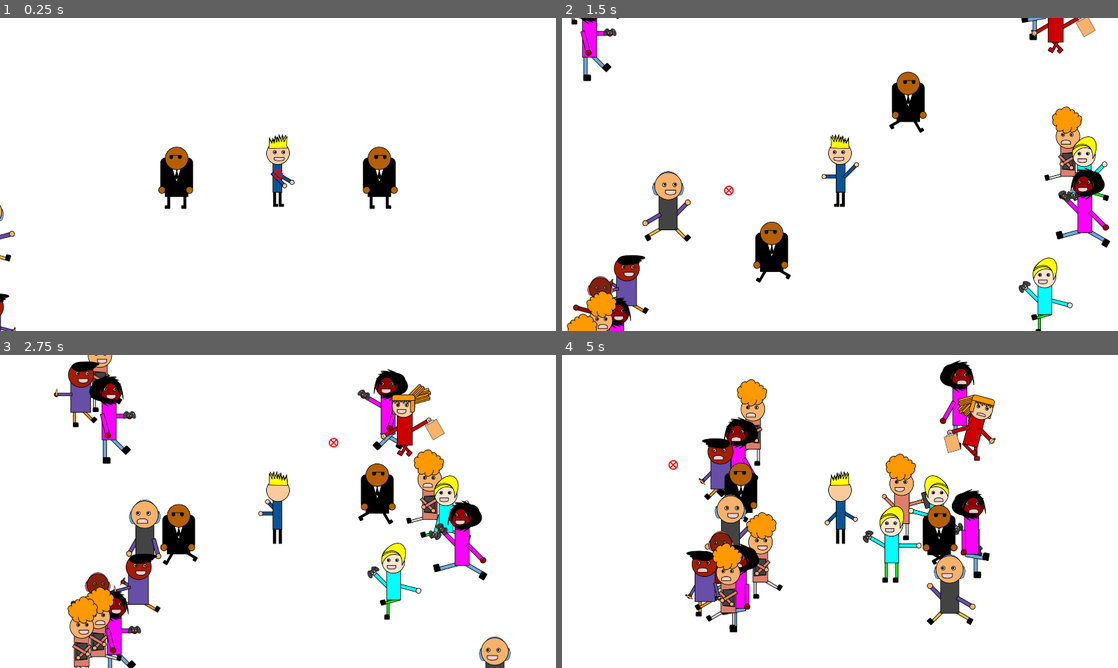
Above: before the commit, frames 1-4 (two rows, left to right).
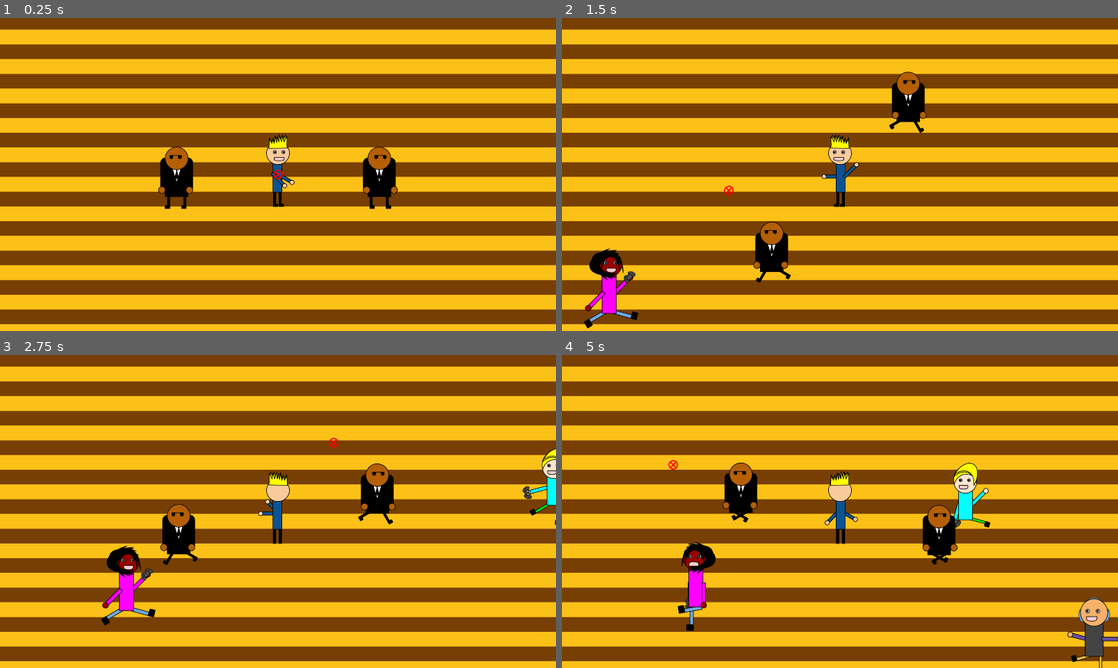
Above: after the commit, the same moments.

Repository: Spiraling-Time/Professional_Development
Game: Godot game, scene res://game_stuff/Scenes/world.tscn
Same seed, same stepped clock (60 frames per second), same inputs: the game is played once before the commit and once after it.
Inputs (mouse positions are in pixels of both pictures, inside the frame that each line leads up to):
- Up to frame 1 (0.25 s): no input
- Up to frame 2 (1.5 s): tap Enter at 0.5 s; move the mouse to (962, 158) at 0.52 s; hold D (right) 0.53-1.28 s; hold Space (wave) 0.53-1.28 s; move the mouse to (728, 190) at 1.27 s; hold A (left) from 1.28 s (still down); tap Space (wave) at 1.35 s
- Up to frame 3 (2.75 s): move the mouse to (333, 442) at 2.02 s; release A (left) at 2.03 s; hold D (right) from 2.03 s (still down); hold Space (wave) from 2.03 s (still down)
- Up to frame 4 (5 s): move the mouse to (812, 574) at 2.77 s; release Space (wave) at 2.78 s; tap Space (wave) at 2.85, 4.35 s; move the mouse to (1006, 558) at 3.52 s; release D (right) at 3.53 s; hold Space (wave) 3.53-4.28 s; hold A (left) from 3.53 s (still down); move the mouse to (673, 464) at 4.27 s

The runs differ from the first frame. In frame 1, 98% of the frame differs, in the area x 0-100%, y 0-100%; in frame 2, 98%; in frame 3, 98%; in frame 4, 98%.

Commit message:
Add background assets and improve role spawning logic
Added new background images and their import files. Updated fan_and_role.gd to handle entity deletion and running logic, and kyle.gd to trigger running state for overlapping bodies. Modified role.gd to adjust speed range and commented out random star assignment. Refactored world.gd to use a timer for controlled role spawning, added star assignment logic, and updated scene files to support new background and collision shapes.

Diff:
--- a/game_stuff/Code/fan_and_role.gd
+++ b/game_stuff/Code/fan_and_role.gd
@@ -13,6 +13,9 @@
 
 var base_Z_Index = 0
 
+var distance_before_chill = randi_range(800,100)
+
+var ready_to_run: bool = true
 
 func _ready() -> void:
 	set_z_index(base_Z_Index)
@@ -23,15 +26,21 @@
 		if mode == "RETREAT":
 			set_collision_layer_value(1, true)
 			set_collision_mask_value(1, true)
-			scale.x = -1
+			if scale.x == -1: scale.x = 1
+			elif scale.x == 1: scale.x = -1
+			mode = "MOVE"
+
+		elif mode == "MOVE" and ready_to_run:
 			mode = "RUN"
-		elif mode == "MOVE": mode = "RUN"
+
 	if mode == "MOVE":
 		#if type_of_person = "FAN1"
 		$AnimationPlayer.play("Move")
-		dir = ($"../../Kyle".global_position-global_position).normalized()
-		if role: velocity = dir*speed/2
-		else: velocity = dir*speed
+		if global_position.distance_to($"../../Kyle".global_position) >distance_before_chill:
+			dir = ($"../../Kyle".global_position-global_position).normalized()
+		else:
+			dir = ($"../../Kyle".global_position-global_position).normalized()
+			dir.y = 0
 		velocity = dir*speed
 		move_and_slide()
 
@@ -60,16 +69,26 @@
 		else:
 			$Stars.visible = false
 			$Icon.visible = false
-
+	if global_position.y < -715.0 or global_position.y > 715.0 or global_position.x < -1260.0 or global_position.x > 1260.0:
+		delete_self()
 
 func turn_away():
 	mode = "RETREAT"
 	scale.x = -1
 	set_collision_layer_value(1, false)
 	set_collision_mask_value(1, false)
+	ready_to_run = false
 func move():
 	velocity = dir*speed
 	move_and_slide()
 
 func Z_Indexing():
 	set_z_index(global_position.y + base_Z_Index)
+
+func delete_self():
+	print(global_position)
+	$"../..".number_of_guys_on_map -=1
+	queue_free()
+
+func get_ready_to_run():
+	ready_to_run = true
--- a/game_stuff/Code/kyle.gd
+++ b/game_stuff/Code/kyle.gd
@@ -40,4 +40,7 @@
 	$"../Wave".rotation = dir.angle()
 
 func wave_stop_colliding():
+	for bodies in $"../Wave".get_overlapping_bodies():
+		if bodies.has_method("get_ready_to_run"):
+			bodies.get_ready_to_run()
 	$"../Wave/CollisionShape2D".disabled = true
--- a/game_stuff/Code/role.gd
+++ b/game_stuff/Code/role.gd
@@ -59,7 +59,7 @@
 		$CollisionShape2D.shape = theshape
 		$CollisionShape2D.position = Vector2(0.0, 12.5)
 		job = "Playtester"
-	stars = randi_range(0,4)
+	#stars = randi_range(0,4)
 	$Stars.frame = stars
 	$Stars.position.y += theshape.size.y-260
 	$Icon.position.y += theshape.size.y-300
@@ -70,6 +70,6 @@
 
 	role = true
 	mode = "MOVE"
-	max_speed = randi_range(200,400)
+	max_speed = randi_range(200,300)
 	speed = max_speed
 	dir = Vector2.ZERO
--- a/game_stuff/Code/world.gd
+++ b/game_stuff/Code/world.gd
@@ -4,15 +4,16 @@
 var the_role = preload("res://game_stuff/Scenes/role.tscn")
 var available_roles: Array = ["Artist1", "Artist2", "Musician1", "Musician2", "Programmer1", "Programmer2", "Playtester1", "Playtester2"]
 
+var available_stars: Array = [4, 3, 3, 2, 2, 1, 1, 0, 0, 0]
+
 var number_of_guys_on_map: int = 0
+
+var max_guys = 20
 
 func _ready() -> void:
 	randomize()
 
 
-
-func _process(delta: float) -> void:
-	if number_of_guys_on_map < 16: spawn_role()
 
 func _on_on_the_team_body_entered(body: Node2D) -> void:
 	body.mode = "CELEBRATE"
@@ -23,20 +24,43 @@
 	var theshape = CircleShape2D.new()
 	theshape.radius = detect_radius
 	$OnTheTeam/CollisionShape2D.shape = theshape
+	number_of_guys_on_map -= 1
 
 func spawn_role():
+	if available_roles.size() == 0: available_roles = ["Artist1", "Artist2", "Musician1", "Musician2", "Programmer1", "Programmer2", "Playtester1", "Playtester2"]
+	if available_stars.size() == 0: available_stars = [4, 3, 3, 2, 2, 1, 1, 0, randi_range(0,4), randi_range(0,4)]
+
+
 	var random_role = available_roles[randi() % available_roles.size()]
+
+	var random_star = available_stars[randi() % available_stars.size()]
+
 	var new_role = the_role.instantiate() #ADD WORLD. maybe not world.
+
 	new_role.type_of_person = random_role
 	available_roles.erase(random_role)
-	if available_roles.size() == 0: available_roles = ["Artist1", "Artist2", "Musician1", "Musician2", "Programmer1", "Programmer2", "Playtester1", "Playtester2"]
+
+	new_role.stars = random_star
+	available_stars.erase(random_star)
+
 	var rand_spawn_place = randi_range(1,2)
 	if rand_spawn_place == 1:
-		new_role.position = Vector2(1100, randi_range(1100, -1100))
+		new_role.global_position = Vector2(1100, randi_range(700, -700))
 	elif rand_spawn_place == 2:
-		new_role.position = Vector2(-1100, randi_range(1100, -1100))
+		new_role.global_position = Vector2(-1100, randi_range(700, -700))
 		new_role.scale.x = -1
 
-	new_role.position.x += randi_range(100,-100)
+	#new_role.global_position.x += randi_range(100,-100)
 	$Spawner.add_child(new_role)
 	number_of_guys_on_map += 1
+
+
+func _on_timer_timeout() -> void:
+	if number_of_guys_on_map < max_guys: spawn_role()
+	#var repeat = 0
+	#while repeat <4:
+		#if number_of_guys_on_map < max_guys:
+			#spawn_role()
+		#repeat +=1
+	$Timer.wait_time = randi_range(10,30)/10
+	$Timer.start()
--- a/game_stuff/Scenes/body_guard.tscn
+++ b/game_stuff/Scenes/body_guard.tscn
@@ -61,7 +61,7 @@
 }
 
 [sub_resource type="RectangleShape2D" id="RectangleShape2D_qnro6"]
-size = Vector2(82, 137)
+size = Vector2(130, 212)
 
 [node name="BodyGuard" type="Area2D"]
 z_index = 1
@@ -80,5 +80,5 @@
 frame = 1
 
 [node name="CollisionShape2D" type="CollisionShape2D" parent="."]
-position = Vector2(0, 8.5)
+position = Vector2(0, 10)
 shape = SubResource("RectangleShape2D_qnro6")
--- a/game_stuff/Scenes/world.tscn
+++ b/game_stuff/Scenes/world.tscn
@@ -1,15 +1,21 @@
-[gd_scene load_steps=6 format=3 uid="uid://dbqwug5lves1e"]
+[gd_scene load_steps=7 format=3 uid="uid://dbqwug5lves1e"]
 
 [ext_resource type="Script" uid="uid://cpj5ue57qdbw2" path="res://game_stuff/Code/world.gd" id="1_2jibd"]
 [ext_resource type="PackedScene" uid="uid://dwy1xy6m2vd8r" path="res://game_stuff/Scenes/kyle.tscn" id="1_51tv8"]
 [ext_resource type="PackedScene" uid="uid://cr8dqiw7a6ve5" path="res://game_stuff/Scenes/body_guard_orbit.tscn" id="2_51tv8"]
 [ext_resource type="PackedScene" uid="uid://dje3s4yrrmqwy" path="res://game_stuff/Scenes/cursor.tscn" id="4_2jibd"]
+[ext_resource type="Texture2D" uid="uid://cy48een1ok6b3" path="res://game_stuff/Assets/Background Sprite Sheet.png" id="5_yya4n"]
 
 [sub_resource type="CircleShape2D" id="CircleShape2D_yya4n"]
 radius = 190.0
 
 [node name="World" type="Node2D"]
 script = ExtResource("1_2jibd")
+
+[node name="Sprite2D" type="Sprite2D" parent="."]
+z_index = -1000
+texture = ExtResource("5_yya4n")
+vframes = 2
 
 [node name="Cursor" parent="." instance=ExtResource("4_2jibd")]
 
@@ -34,4 +40,10 @@
 polygon = PackedVector2Array(0, 0, -1000, 450, -1000, -450)
 disabled = true
 
+[node name="Timer" type="Timer" parent="."]
+wait_time = 0.1
+one_shot = true
+autostart = true
+
 [connection signal="body_entered" from="OnTheTeam" to="." method="_on_on_the_team_body_entered"]
+[connection signal="timeout" from="Timer" to="." method="_on_timer_timeout"]
Binary file added: game_stuff/Assets/Background Color Professional Development.png
Not shown, added: game_stuff/Assets/Background Color Professional Development.png.import
Binary file added: game_stuff/Assets/Background Sprite Sheet.png
Not shown, added: game_stuff/Assets/Background Sprite Sheet.png.import
